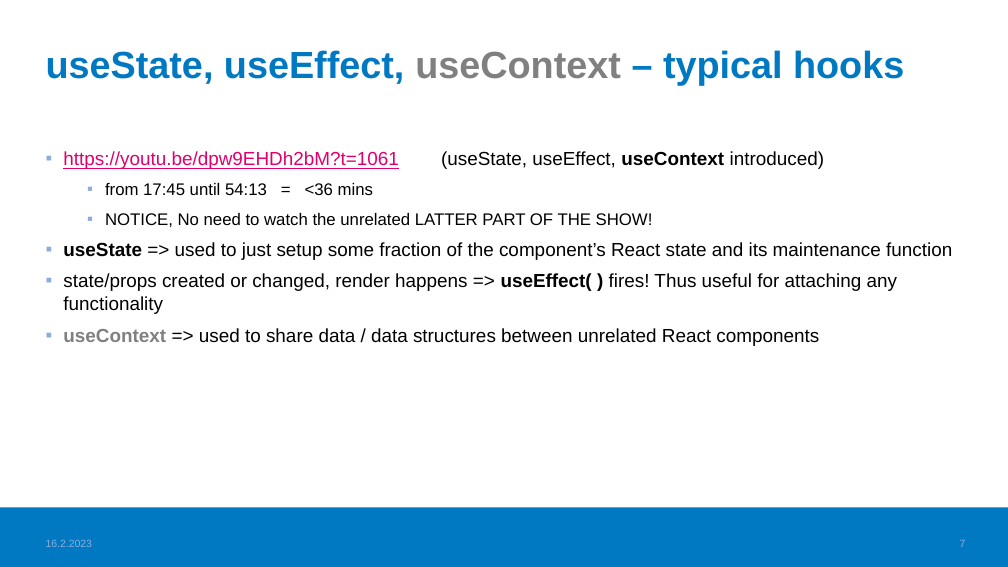
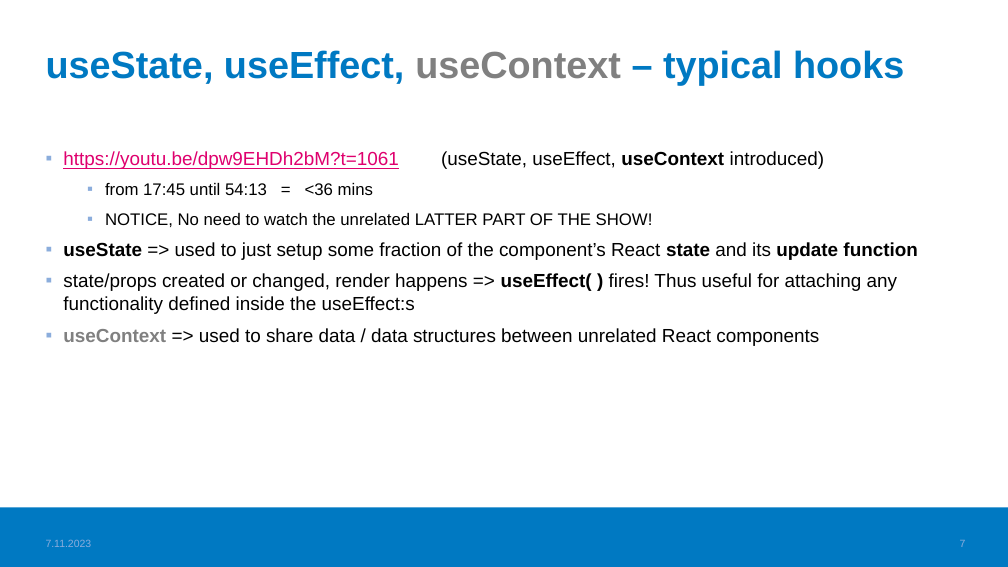
Before and after one commit to valju/docs_frontend_design, a slide deck: slide 7 of FrontendStuff_ForExam.pptx. Drawn at 1008x567 pixels with LibreOffice and Linux fonts; fonts in the diff are those of the drawing; background and template pictures are left out. Boxes give left, top, right and bottom in pixels: in the first picture for what was removed or moved away, otherwise in the second. Text is boxed around its words. In the diff, an @@ line names an element or a change of style, - is before the commit and + after.

```diff
--- a/FrontendStuff_ForExam.pptx
+++ b/FrontendStuff_ForExam.pptx
@@ text at [63,242,917,314]: text changed @@
-▪ useState => used to just setup some fraction of the component’s React state and its maintenance function
-▪ state/props created or changed, render happens => useEffect( ) fires! Thus useful for attaching any functionality
+▪ useState => used to just setup some fraction of the component’s React state and its update function
+▪ state/props created or changed, render happens => useEffect( ) fires! Thus useful for attaching any functionality defined inside the useEffect:s
@@ text at [46,539,92,547]: text changed @@
-16.2.2023
+7.11.2023
```
Also in this commit, not shown: 19 other slides changed, 1 other file.
